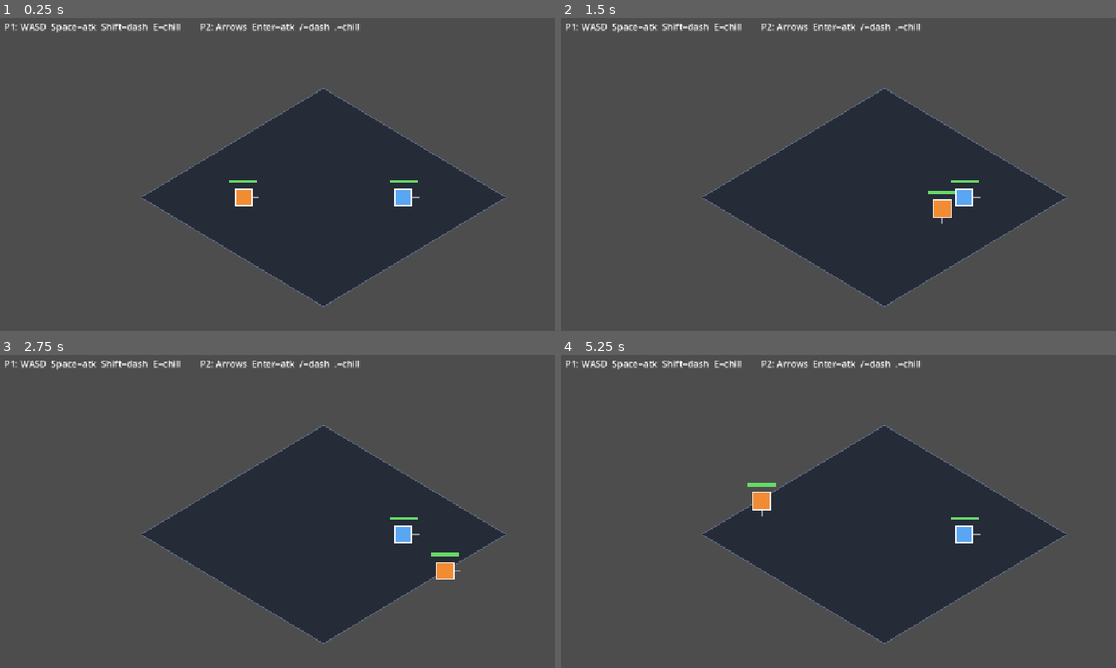
Above: before the commit, frames 1-4 (two rows, left to right).
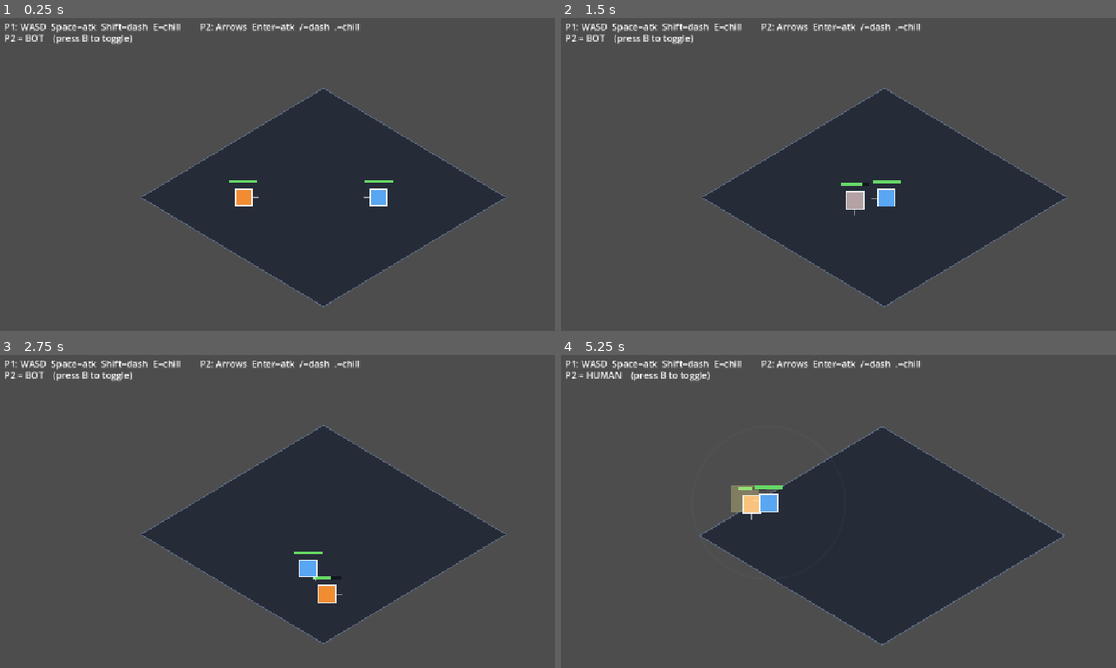
Above: after the commit, the same moments.

Repository: avivuiux/survival-arena
Game: Godot game, scene res://scenes/game.tscn
Same seed, same stepped clock (60 frames per second), same inputs: the game is played once before the commit and once after it.
Inputs:
- Up to frame 1 (0.25 s): no input
- Up to frame 2 (1.5 s): tap B at 0.5, 0.6, 1.25, 1.35 s; hold D 0.53-1.28 s; tap Space at 0.77 s; hold S from 1.28 s (still down)
- Up to frame 3 (2.75 s): tap Space at 1.52 s; tap B at 2, 2.3 s; release S at 2.03 s; hold D from 2.03 s (still down); tap Shift at 2.1 s
- Up to frame 4 (5.25 s): tap B at 2.75, 3.05, 3.5, 3.8, 4.25, 4.35, 5.1 s; release D at 2.78 s; hold W 2.78-3.53 s; tap E at 2.85 s; tap Space at 3.02, 3.77, 4.52 s; hold A 3.53-5.03 s; tap Enter at 3.6 s; hold S from 5.03 s (still down)

The runs differ from the first frame. In frame 1, 0.7% of the frame differs, in the area x 0-76%, y 5-61%; in frame 2, 1.3%; in frame 3, 1.3%; in frame 4, 2.2%, in the area x 0-92%, y 5-93%.

Commit message:
Bot opponent: reactive AI on P2 (chase, attack, dodge, chill) + B to toggle
Refactor fighter input into an intent layer so a bot and a human feed
the same movement/attack/dash/skill pipeline (fair - same rules). The
bot chases, attacks in melee range, dashes away from the foe's swing,
and chills when close. P2 defaults to BOT for solo play; press B to
switch P2 to human. On-screen mode label. Headless clean (exit 0).

Co-Authored-By: Claude Opus 4.8 (1M context) <noreply@anthropic.com>

Diff:
--- a/entities/fighter/fighter.gd
+++ b/entities/fighter/fighter.gd
@@ -43,6 +43,7 @@
 var key_attack := KEY_SPACE
 var key_dash := KEY_SHIFT
 var key_skill := KEY_E
+var is_bot := false
 
 var active := true
 var hp := MAX_HP
@@ -118,27 +119,46 @@
 			velocity = Vector2.ZERO
 
 	if active:
-		var dir := Vector2.ZERO
-		if Input.is_physical_key_pressed(key_up): dir.y -= 1.0
-		if Input.is_physical_key_pressed(key_down): dir.y += 1.0
-		if Input.is_physical_key_pressed(key_left): dir.x -= 1.0
-		if Input.is_physical_key_pressed(key_right): dir.x += 1.0
-		if dir != Vector2.ZERO:
-			dir = dir.normalized()
+		# --- gather intent: from the bot AI, or from human keys ---
+		var in_dir := Vector2.ZERO
+		var want_attack := false
+		var want_dash := false
+		var want_skill := false
+		if is_bot:
+			var intent := _bot_think()
+			in_dir = intent["dir"]
+			want_attack = intent["attack"]
+			want_dash = intent["dash"]
+			want_skill = intent["skill"]
+		else:
+			if Input.is_physical_key_pressed(key_up): in_dir.y -= 1.0
+			if Input.is_physical_key_pressed(key_down): in_dir.y += 1.0
+			if Input.is_physical_key_pressed(key_left): in_dir.x -= 1.0
+			if Input.is_physical_key_pressed(key_right): in_dir.x += 1.0
+			var kp_a := Input.is_physical_key_pressed(key_attack)
+			want_attack = kp_a and not _attack_prev
+			_attack_prev = kp_a
+			var kp_d := Input.is_physical_key_pressed(key_dash)
+			want_dash = kp_d and not _dash_prev
+			_dash_prev = kp_d
+			var kp_s := Input.is_physical_key_pressed(key_skill)
+			want_skill = kp_s and not _skill_prev
+			_skill_prev = kp_s
+
+		if in_dir != Vector2.ZERO:
+			in_dir = in_dir.normalized()
 			if not _dashing:
-				facing = dir
-
-		# Dash trigger (edge-detected). Gives a burst + brief i-frames.
-		var dp := Input.is_physical_key_pressed(key_dash)
-		if dp and not _dash_prev and not _dashing and _dash_cd <= 0.0 and _chill_time <= 0.0:
-			_dash_dir = dir if dir != Vector2.ZERO else facing
+				facing = in_dir
+
+		# Dash: a burst + brief i-frames
+		if want_dash and not _dashing and _dash_cd <= 0.0 and _chill_time <= 0.0:
+			_dash_dir = in_dir if in_dir != Vector2.ZERO else facing
 			_dashing = true
 			_dash_time = DASH_TIME
 			_dash_cd = DASH_COOLDOWN
 			_iframe = DASH_TIME
 			velocity = Vector2.ZERO
 			_move_vel = Vector2.ZERO
-		_dash_prev = dp
 
 		if _dashing:
 			position += _dash_dir * DASH_SPEED * delta
@@ -156,24 +176,20 @@
 			if _chill_time > 0.0:        # chilled = sluggish
 				spd *= CHILL_SLOW
 				acc *= CHILL_SLOW
-			var target := Vector2.ZERO
-			if dir != Vector2.ZERO and not _attacking:
-				target = dir * spd
-			var rate := acc if target != Vector2.ZERO else DRAG
-			_move_vel = _move_vel.move_toward(target, rate * delta)
+			var target_vel := Vector2.ZERO
+			if in_dir != Vector2.ZERO and not _attacking:
+				target_vel = in_dir * spd
+			var rate := acc if target_vel != Vector2.ZERO else DRAG
+			_move_vel = _move_vel.move_toward(target_vel, rate * delta)
 			if _move_vel != Vector2.ZERO:
 				position += _move_vel * delta
 				if game:
 					position = game.clamp_to_arena(position)
 				_update_hitbox_position()
-			var ap := Input.is_physical_key_pressed(key_attack)
-			if ap and not _attack_prev and not _attacking and _cooldown <= 0.0:
+			if want_attack and not _attacking and _cooldown <= 0.0:
 				_start_attack()
-			_attack_prev = ap
-			var sp := Input.is_physical_key_pressed(key_skill)
-			if sp and not _skill_prev and _skill_cd <= 0.0 and _chill_time <= 0.0:
+			if want_skill and _skill_cd <= 0.0 and _chill_time <= 0.0:
 				_cast_chill()
-			_skill_prev = sp
 
 	queue_redraw()
 
@@ -215,6 +231,42 @@
 func apply_chill(duration: float) -> void:
 	if active:
 		_chill_time = maxf(_chill_time, duration)
+
+# Simple reactive AI: chase, attack in range, dodge the foe's swing, chill when close.
+func _bot_think() -> Dictionary:
+	var out := {"dir": Vector2.ZERO, "attack": false, "dash": false, "skill": false}
+	var foe = null
+	if game:
+		for f in game._fighters:
+			if f != self and f.active:
+				foe = f
+				break
+	if foe == null:
+		return out
+
+	var to_foe: Vector2 = foe.position - position
+	var dist := to_foe.length()
+	var dir_to: Vector2 = to_foe.normalized() if dist > 0.001 else Vector2.RIGHT
+
+	# Dodge: foe is swinging and close -> dash away
+	if foe._attacking and dist < 90.0 and _dash_cd <= 0.0 and _chill_time <= 0.0:
+		out["dir"] = -dir_to
+		out["dash"] = true
+		return out
+
+	# Chill: foe in range, skill ready, foe not already chilled
+	if dist < CHILL_RADIUS * 0.9 and _skill_cd <= 0.0 and foe._chill_time <= 0.0 and _chill_time <= 0.0:
+		out["dir"] = dir_to
+		out["skill"] = true
+		return out
+
+	# Approach, or attack once in melee range
+	if dist > REACH + 14.0:
+		out["dir"] = dir_to
+	else:
+		out["dir"] = dir_to
+		out["attack"] = true
+	return out
 
 func take_hit(dir: Vector2, dmg: int) -> void:
 	if not active or _iframe > 0.0:   # dashing dodges the hit
--- a/scripts/game.gd
+++ b/scripts/game.gd
@@ -21,6 +21,7 @@
 var _fighters: Array = []
 var _state := "fighting"          # "fighting" | "round_over"
 var _banner: Label
+var _mode_label: Label
 
 func _ready() -> void:
 	arena_center = get_viewport_rect().size / 2.0
@@ -32,6 +33,10 @@
 	hint.text = "P1: WASD  Space=atk  Shift=dash  E=chill        P2: Arrows  Enter=atk  /=dash  .=chill"
 	hint.position = Vector2(16.0, 12.0)
 	ui.add_child(hint)
+
+	_mode_label = Label.new()
+	_mode_label.position = Vector2(16.0, 32.0)
+	ui.add_child(_mode_label)
 
 	_banner = Label.new()
 	_banner.set_anchors_and_offsets_preset(Control.PRESET_FULL_RECT)
@@ -46,6 +51,8 @@
 	_p2 = _make_fighter("P2", Color(0.35, 0.65, 0.95),
 		KEY_UP, KEY_DOWN, KEY_LEFT, KEY_RIGHT, KEY_ENTER, KEY_SLASH, KEY_PERIOD, arena_center + P2_SPAWN)
 	_fighters = [_p1, _p2]
+	_p2.is_bot = true              # solo by default; press B to toggle
+	_update_mode_label()
 
 	queue_redraw()
 
@@ -73,6 +80,15 @@
 			continue
 		if origin.distance_to(f.position) <= radius:
 			f.apply_chill(duration)
+
+func _input(event: InputEvent) -> void:
+	if event is InputEventKey and event.pressed and not event.echo and event.keycode == KEY_B:
+		_p2.is_bot = not _p2.is_bot
+		_update_mode_label()
+
+func _update_mode_label() -> void:
+	if _mode_label:
+		_mode_label.text = "P2 = %s    (press B to toggle)" % ("BOT" if _p2.is_bot else "HUMAN")
 
 func _process(delta: float) -> void:
 	# Screen shake: offset the scene root, decaying back to rest.
